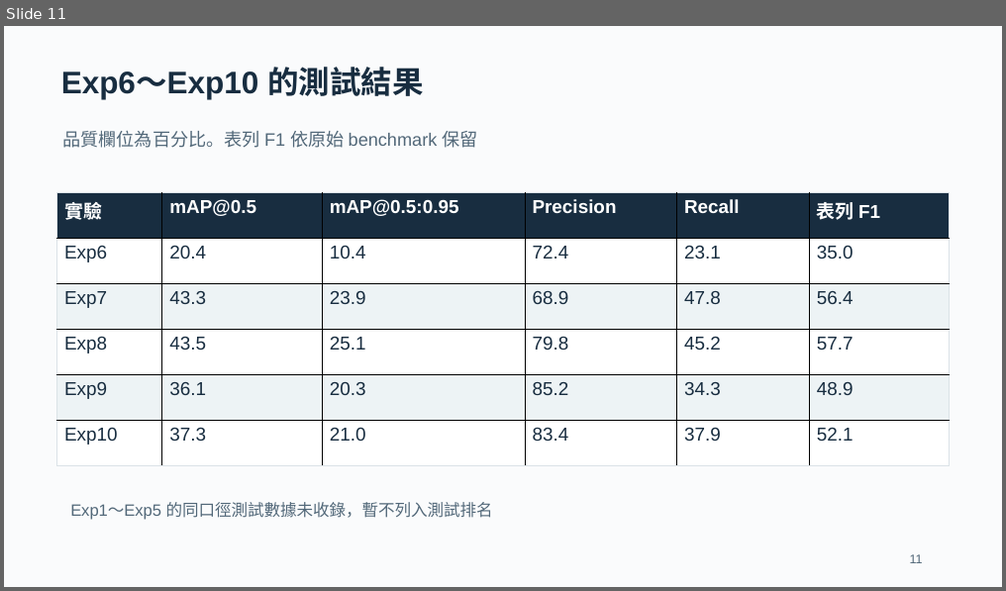
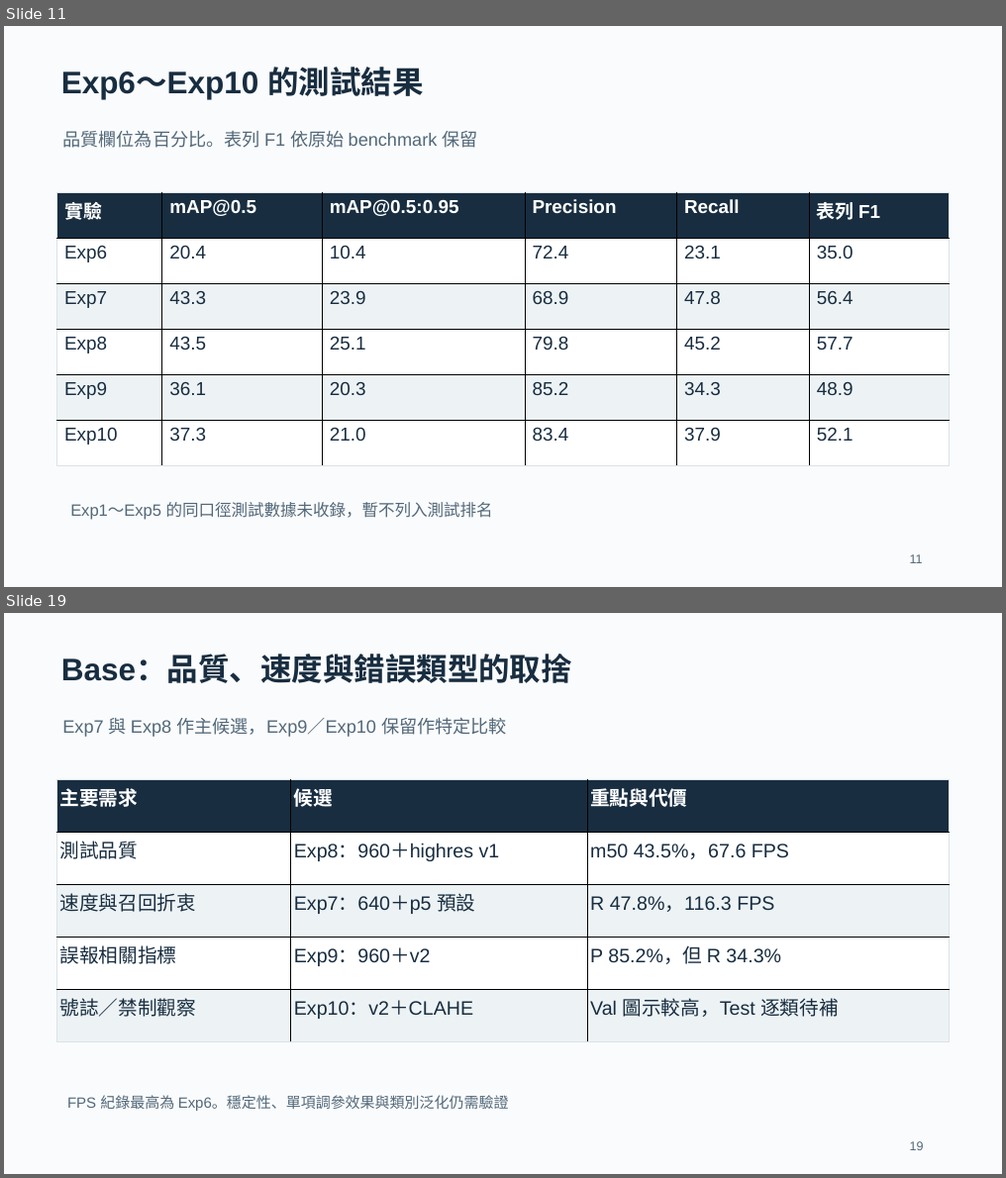
Before and after one commit to contemplator/nchu-research-method-traffic-violation-dataset, a slide deck: outputs/Exp1-Exp10_交通設施偵測實驗報告.pptx. Shown one above the other, each under a label of ours: slide 11 before the commit, slides 11 and 19 after it; the slides between them are not shown. The pictures are 1006x591 and 1006x1178 pixels, drawn with LibreOffice and Linux fonts; fonts in the diff are those of the drawing. Boxes give left, top, right and bottom in pixels: in the first picture for what was removed or moved away, otherwise in the second. Text is boxed around its words. In the diff, an @@ line names an element or a change of style, - is before the commit and + after.

```diff
--- a/outputs/Exp1-Exp10_交通設施偵測實驗報告.pptx
+++ b/outputs/Exp1-Exp10_交通設施偵測實驗報告.pptx
@@ slide 19 added at [4, 613, 1002, 1174], background #FAFBFC @@
@@ text added at [61, 656, 572, 683], 30 pt, text #182D40, bold @@
+Base：品質、速度與錯誤類型的取捨
@@ text added at [62, 717, 507, 737], 17.2 pt, text #526879 @@
+Exp7 與 Exp8 作主候選，Exp9／Exp10 保留作特定比較
@@ table added at [57, 780, 948, 1042], 5 rows, 3 columns @@
+主要需求 | 候選 | 重點與代價
+測試品質 | Exp8：960＋highres v1 | m50 43.5%，67.6 FPS
+速度與召回折衷 | Exp7：640＋p5 預設 | R 47.8%，116.3 FPS
+誤報相關指標 | Exp9：960＋v2 | P 85.2%，但 R 34.3%
+號誌／禁制觀察 | Exp10：v2＋CLAHE | Val 圖示較高，Test 逐類待補
@@ text added at [67, 1095, 509, 1111], 14.2 pt, text #526879 @@
+FPS 紀錄最高為 Exp6。穩定性、單項調參效果與類別泛化仍需驗證
@@ text added at [910, 1142, 924, 1151], 12 pt, text #526879 @@
+19
```
Also in this commit, not shown: 17 slides changed, 7 other slides added.
